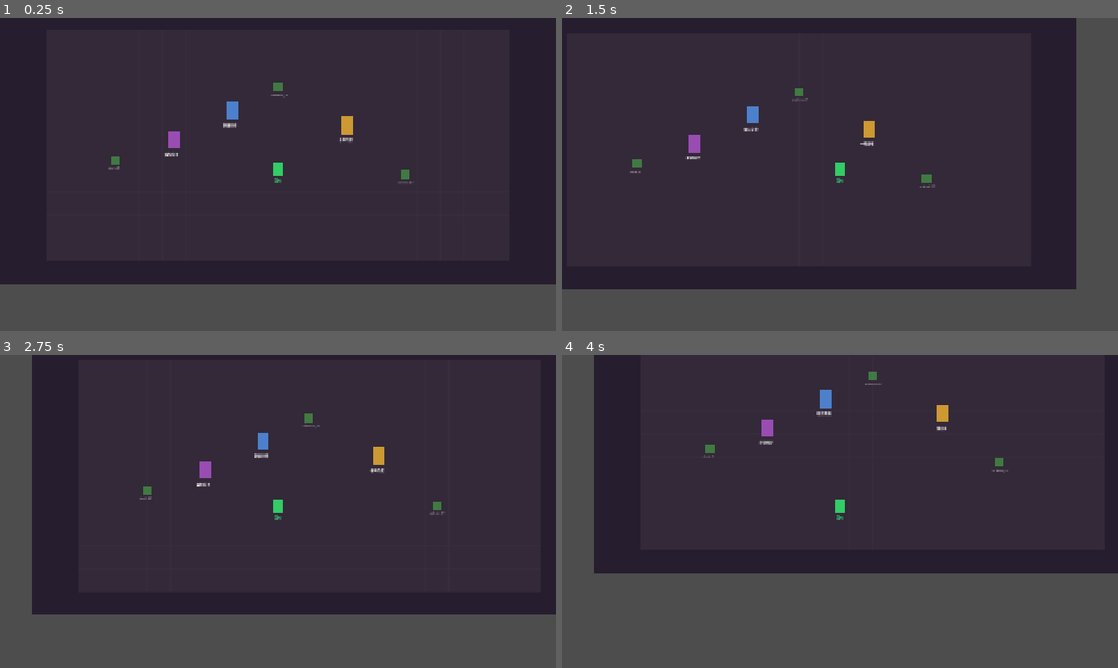
Above: before the commit, frames 1-4 (two rows, left to right).
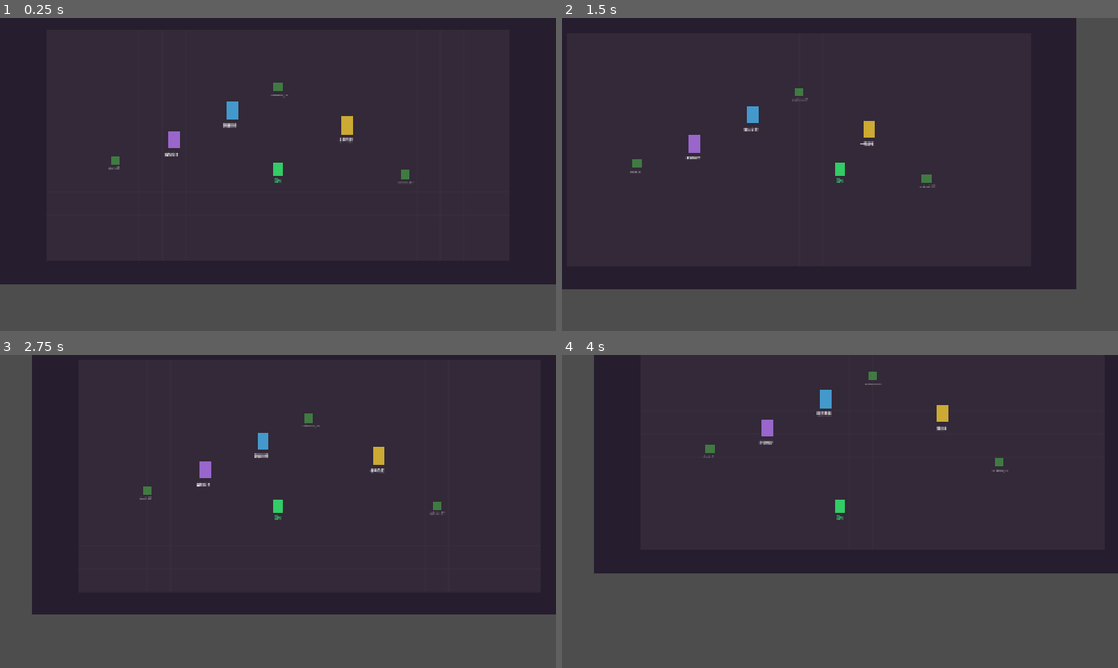
Above: after the commit, the same moments.

Repository: Luguoyn/dangan-AI
Game: Godot game, scene res://scenes/main.tscn
The game is run twice, just before and just after one commit, with the same random seed, the same clock (stepped at 60 frames per second) and the same inputs.
Inputs (mouse positions are in pixels of both pictures, inside the frame that each line leads up to):
- Up to frame 1 (0.25 s): no input
- Up to frame 2 (1.5 s): tap Enter (confirm) at 0.5 s; move the mouse to (962, 158) at 0.52 s; hold D (move_right) 0.53-1.28 s; hold Enter (confirm) 0.53-1.28 s; click (962, 158) at 0.67 s; move the mouse to (728, 190) at 1.27 s; hold S (move_down) from 1.28 s (still down); click (728, 190) at 1.35 s
- Up to frame 3 (2.75 s): move the mouse to (333, 442) at 2.02 s; release S (move_down) at 2.03 s; hold D (move_right) from 2.03 s (still down); hold E (interact) from 2.03 s (still down)
- Up to frame 4 (4 s): move the mouse to (812, 574) at 2.77 s; release D (move_right) at 2.78 s; release E (interact) at 2.78 s; hold W (move_up) 2.78-3.53 s; tap Enter (confirm) at 2.85 s; click (812, 574) at 2.92 s; move the mouse to (1006, 558) at 3.52 s; press the mouse at (1006, 558) at 3.53 s; hold A (move_left) from 3.53 s (still down)

The runs differ from the first frame. In frame 1, 0.2% of the frame differs, in the area x 30-43%, y 26-42%; in frame 2, 0.2%; in frame 3, 0.2%; in frame 4, 0.2%, in the area x 35-49%, y 11-26%.

Commit message:
v0.4: 阶段四 — 角色数据系统
Step 21: CharacterData Resource (character_id, display_name, title, color, portraits, survival)
Step 22: CharacterManager autoload, 17角色JSON数据(16学生+黑白熊)
Step 23: 好感度系统完善 (level分级/挚友-敌视, 死亡角色不再累计)
- ScriptInterpreter 对话指令自动从 CharacterManager 解析 speaker_label
- MainGame NPC 显示改用 CharacterManager 数据(颜色+名称)
- GameManager 新增 has_affection/get_affection_level/get_all_affection

Diff:
--- a/project.godot
+++ b/project.godot
@@ -23,6 +23,7 @@
 SceneManager="*res://scripts/managers/scene_manager.gd"
 AudioManager="*res://scripts/managers/audio_manager.gd"
 GameManager="*res://scripts/managers/game_manager.gd"
+CharacterManager="*res://scripts/managers/character_manager.gd"
 ScriptInterpreter="*res://scripts/managers/script_interpreter.gd"
 EvidenceManager="*res://scripts/managers/evidence_manager.gd"
 CharacterPortraitManager="*res://scripts/managers/character_portrait_manager.gd"
--- /dev/null
+++ b/resources/characters/characters.json
@@ -0,0 +1,139 @@
+[
+  {
+    "character_id": "naegi",
+    "display_name": "苗木诚",
+    "title": "超高校级的幸运",
+    "color": "#33CC55",
+    "is_playable": true,
+    "survival": true,
+    "portraits": { "normal": "", "determined": "", "shocked": "", "thinking": "" }
+  },
+  {
+    "character_id": "kirigiri",
+    "display_name": "雾切响子",
+    "title": "超高校级的侦探",
+    "color": "#9966CC",
+    "survival": true,
+    "portraits": { "normal": "", "serious": "", "angry": "", "thinking": "", "pleased": "", "disappointed": "" }
+  },
+  {
+    "character_id": "togami",
+    "display_name": "十神白夜",
+    "title": "超高校级的贵公子",
+    "color": "#CCAA33",
+    "survival": true,
+    "portraits": { "normal": "", "smug": "", "angry": "" }
+  },
+  {
+    "character_id": "asahina",
+    "display_name": "朝日奈葵",
+    "title": "超高校级的游泳选手",
+    "color": "#4499CC",
+    "survival": true,
+    "portraits": { "normal": "", "worried": "", "scared": "", "happy": "" }
+  },
+  {
+    "character_id": "fukawa",
+    "display_name": "腐川冬子",
+    "title": "超高校级的文学少女",
+    "color": "#885577",
+    "survival": true,
+    "portraits": { "normal": "", "shy": "", "angry": "" }
+  },
+  {
+    "character_id": "yamada",
+    "display_name": "山田一二三",
+    "title": "超高校级的同人作家",
+    "color": "#CC7733",
+    "survival": true,
+    "portraits": { "normal": "", "excited": "" }
+  },
+  {
+    "character_id": "celes",
+    "display_name": "塞蕾丝缇雅",
+    "title": "超高校级的赌徒",
+    "color": "#333333",
+    "survival": true,
+    "portraits": { "normal": "", "smile": "", "angry": "" }
+  },
+  {
+    "character_id": "ishimaru",
+    "display_name": "石丸清多夏",
+    "title": "超高校级的风纪委员",
+    "color": "#DDDDDD",
+    "survival": true,
+    "portraits": { "normal": "", "angry": "", "crying": "" }
+  },
+  {
+    "character_id": "owada",
+    "display_name": "大和田纹土",
+    "title": "超高校级的暴走族",
+    "color": "#CC6644",
+    "survival": true,
+    "portraits": { "normal": "", "angry": "", "laugh": "" }
+  },
+  {
+    "character_id": "chihiro",
+    "display_name": "不二咲千寻",
+    "title": "超高校级的程序员",
+    "color": "#88CC88",
+    "survival": true,
+    "portraits": { "normal": "", "shy": "", "crying": "" }
+  },
+  {
+    "character_id": "maizono",
+    "display_name": "舞园沙耶香",
+    "title": "超高校级的偶像",
+    "color": "#FF88AA",
+    "survival": true,
+    "portraits": { "normal": "", "smile": "", "serious": "" }
+  },
+  {
+    "character_id": "kuwata",
+    "display_name": "桑田怜恩",
+    "title": "超高校级的棒球选手",
+    "color": "#EE4444",
+    "survival": true,
+    "portraits": { "normal": "", "angry": "" }
+  },
+  {
+    "character_id": "hagakure",
+    "display_name": "叶隐康比吕",
+    "title": "超高校级的占卜师",
+    "color": "#AA8844",
+    "survival": true,
+    "portraits": { "normal": "", "scared": "" }
+  },
+  {
+    "character_id": "enogi",
+    "display_name": "江之岛盾子",
+    "title": "超高校级的辣妹",
+    "color": "#FF6699",
+    "survival": true,
+    "portraits": { "normal": "", "smile": "", "bored": "" }
+  },
+  {
+    "character_id": "sakura",
+    "display_name": "大神樱",
+    "title": "超高校级的格斗家",
+    "color": "#996644",
+    "survival": true,
+    "portraits": { "normal": "", "angry": "" }
+  },
+  {
+    "character_id": "alter_ego",
+    "display_name": "Alter Ego",
+    "title": "超高校级的AI",
+    "color": "#44CCCC",
+    "survival": true,
+    "portraits": { "normal": "" }
+  },
+  {
+    "character_id": "monokuma",
+    "display_name": "黑白熊",
+    "title": "学园长",
+    "color": "#FFFFFF",
+    "survival": true,
+    "portraits": { "normal": "", "laugh": "", "angry": "", "surprised": "" }
+  }
+]
--- /dev/null
+++ b/scripts/character_data.gd
@@ -0,0 +1,25 @@
+class_name CharacterData extends Resource
+# ============================================================
+# Step 21: CharacterData — 角色数据 Resource
+# ============================================================
+
+@export var character_id: String = ""
+@export var display_name: String = ""
+@export var title: String = ""
+@export var color: Color = Color.WHITE
+@export var portrait_paths: Dictionary = {}
+@export var voice_pack: String = ""
+@export var is_playable: bool = false
+@export var survival: bool = true
+
+func get_display_label() -> String:
+	if title != "":
+		return "%s（%s）" % [display_name, title]
+	return display_name
+
+func get_portrait(expression: String = "normal") -> String:
+	if portrait_paths.has(expression):
+		return portrait_paths[expression]
+	if portrait_paths.has("normal"):
+		return portrait_paths["normal"]
+	return ""
--- a/scripts/main_game.gd
+++ b/scripts/main_game.gd
@@ -99,21 +99,28 @@
 	add_child(_screen_effects)
 
 func _place_demo_content() -> void:
-	_add_npc("kirigiri", "雾切响子", Vector2(600, 600))
-	_add_npc("asahina", "朝日奈葵", Vector2(800, 500))
-	_add_npc("togami", "十神白夜", Vector2(1200, 550))
+	_add_npc("kirigiri", Vector2(600, 600))
+	_add_npc("asahina", Vector2(800, 500))
+	_add_npc("togami", Vector2(1200, 550))
 
 	_add_investigation_point("desk_01", Vector2(400, 650))
 	_add_investigation_point("cabinet_01", Vector2(1400, 700))
 	_add_investigation_point("evidence_01", Vector2(960, 400))
 
-func _add_npc(char_id: String, display_name: String, pos: Vector2) -> void:
+func _add_npc(char_id: String, pos: Vector2) -> void:
+	var cd := CharacterManager.get_character(char_id)
+	var display_name := char_id
+	var npc_color := Color(0.5, 0.5, 0.5)
+	if cd:
+		display_name = cd.display_name
+		npc_color = cd.color
+
 	var npc := InteractableNPC.new()
 	npc.character_id = char_id
 	npc.position = pos
 
 	var sprite := ColorRect.new()
-	sprite.color = _get_character_color(char_id)
+	sprite.color = npc_color
 	sprite.size = Vector2(40, 60)
 	sprite.position = Vector2(-20, -50)
 	npc.add_child(sprite)
@@ -205,10 +212,3 @@
 
 func get_player() -> PlayerController:
 	return _player
-
-func _get_character_color(char_id: String) -> Color:
-	match char_id:
-		"kirigiri": return Color(0.6, 0.3, 0.7)
-		"asahina":  return Color(0.3, 0.5, 0.8)
-		"togami":   return Color(0.8, 0.6, 0.2)
-		_:          return Color(0.5, 0.5, 0.5)
--- /dev/null
+++ b/scripts/managers/character_manager.gd
@@ -0,0 +1,95 @@
+extends Node
+# ============================================================
+# Step 22: CharacterManager — 角色数据管理 (Autoload)
+# ============================================================
+
+var _characters: Dictionary = {}
+
+signal character_died(character_id: String)
+signal character_revived(character_id: String)
+
+func _ready() -> void:
+	_load_characters()
+
+func _load_characters() -> void:
+	var path := "res://resources/characters/characters.json"
+	if not FileAccess.file_exists(path):
+		push_error("CharacterManager: characters.json not found: " + path)
+		return
+	var file := FileAccess.open(path, FileAccess.READ)
+	if file == null:
+		return
+	var text := file.get_as_text()
+	file.close()
+	var data: Variant = JSON.parse_string(text)
+	if data == null or not data is Array:
+		push_error("CharacterManager: Invalid characters.json format")
+		return
+	for entry: Dictionary in data:
+		var cd := CharacterData.new()
+		cd.character_id = entry.get("character_id", "")
+		cd.display_name = entry.get("display_name", "")
+		cd.title = entry.get("title", "")
+		cd.color = Color.from_string(entry.get("color", "#FFFFFF"), Color.WHITE)
+		cd.voice_pack = entry.get("voice_pack", "")
+		cd.is_playable = entry.get("is_playable", false)
+		cd.survival = entry.get("survival", true)
+		var portrait_data: Dictionary = entry.get("portraits", {})
+		cd.portrait_paths = portrait_data
+		_characters[cd.character_id] = cd
+	print("[CharacterManager] 已加载 %d 个角色数据" % _characters.size())
+
+func get_character(char_id: String) -> CharacterData:
+	return _characters.get(char_id, null)
+
+func get_all_characters() -> Array[CharacterData]:
+	var result: Array[CharacterData] = []
+	for cd in _characters.values():
+		result.append(cd)
+	return result
+
+func get_alive_characters() -> Array[CharacterData]:
+	var result: Array[CharacterData] = []
+	for cd in _characters.values():
+		if cd.survival:
+			result.append(cd)
+	return result
+
+func get_dead_characters() -> Array[CharacterData]:
+	var result: Array[CharacterData] = []
+	for cd in _characters.values():
+		if not cd.survival:
+			result.append(cd)
+	return result
+
+func get_character_count() -> int:
+	return _characters.size()
+
+func get_alive_count() -> int:
+	return get_alive_characters().size()
+
+func set_character_dead(char_id: String) -> void:
+	var cd := get_character(char_id)
+	if cd == null:
+		return
+	cd.survival = false
+	character_died.emit(char_id)
+
+func set_character_alive(char_id: String) -> void:
+	var cd := get_character(char_id)
+	if cd == null:
+		return
+	cd.survival = true
+	character_revived.emit(char_id)
+
+func get_display_name(char_id: String) -> String:
+	var cd := get_character(char_id)
+	if cd:
+		return cd.display_name
+	return char_id
+
+func get_character_color(char_id: String) -> Color:
+	var cd := get_character(char_id)
+	if cd:
+		return cd.color
+	return Color(0.5, 0.5, 0.5)
--- a/scripts/managers/game_manager.gd
+++ b/scripts/managers/game_manager.gd
@@ -30,12 +30,47 @@
 	if not affection.has(char_id):
 		affection[char_id] = 0
 	affection[char_id] += amount
+	# 死去的角色不再累计好感度
+	var cd := CharacterManager.get_character(char_id)
+	if cd and not cd.survival:
+		return
+	affection[char_id] = clampi(affection[char_id], -100, 100)
 
 func get_affection(char_id: String) -> int:
 	return affection.get(char_id, 0)
 
 func set_affection(char_id: String, value: int) -> void:
 	affection[char_id] = value
+
+func has_affection(char_id: String, threshold: int = 0) -> bool:
+	return get_affection(char_id) >= threshold
+
+func get_affection_level(char_id: String) -> String:
+	var val := get_affection(char_id)
+	if val >= 80:
+		return "挚友"
+	elif val >= 50:
+		return "好友"
+	elif val >= 20:
+		return "友好"
+	elif val >= 0:
+		return "普通"
+	elif val >= -20:
+		return "冷淡"
+	else:
+		return "敌视"
+
+func get_all_affection() -> Array[Dictionary]:
+	var result: Array[Dictionary] = []
+	for char_id in affection:
+		var cd := CharacterManager.get_character(char_id)
+		result.append({
+			"character_id": char_id,
+			"display_name": cd.display_name if cd else char_id,
+			"value": affection[char_id],
+			"level": get_affection_level(char_id)
+		})
+	return result
 
 # --- 技能操作 ---
 func unlock_skill(skill_id: String) -> void:
--- a/scripts/managers/script_interpreter.gd
+++ b/scripts/managers/script_interpreter.gd
@@ -280,7 +280,13 @@
 # ============================================================
 
 func _handle_dialogue(cmd: Dictionary) -> bool:
-	EventBus.dialogue_show.emit(cmd)
+	var enriched := cmd.duplicate()
+	if not enriched.has("speaker_label") or str(enriched.get("speaker_label", "")) == "":
+		var speaker_id: String = enriched.get("speaker", "")
+		var cd := CharacterManager.get_character(speaker_id)
+		if cd:
+			enriched["speaker_label"] = cd.get_display_label()
+	EventBus.dialogue_show.emit(enriched)
 	return true
 
 func _handle_set_bg(cmd: Dictionary) -> bool:
